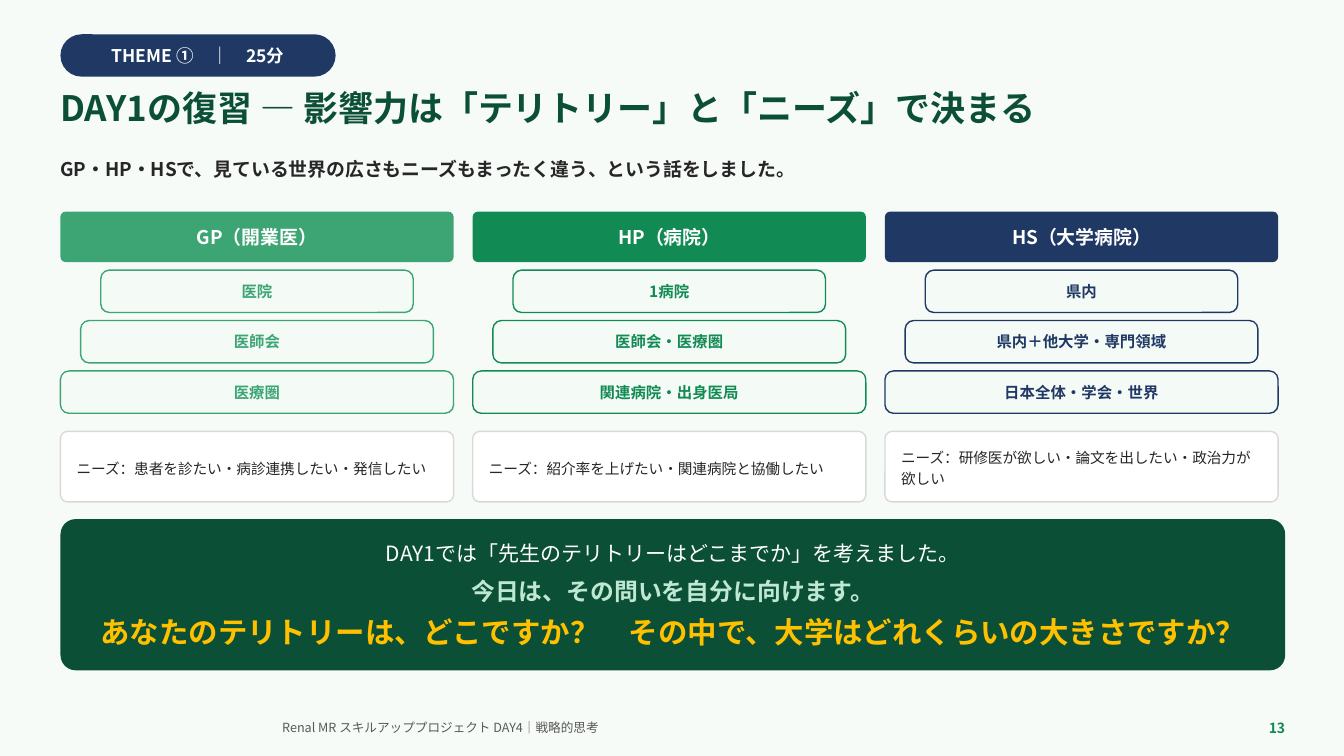
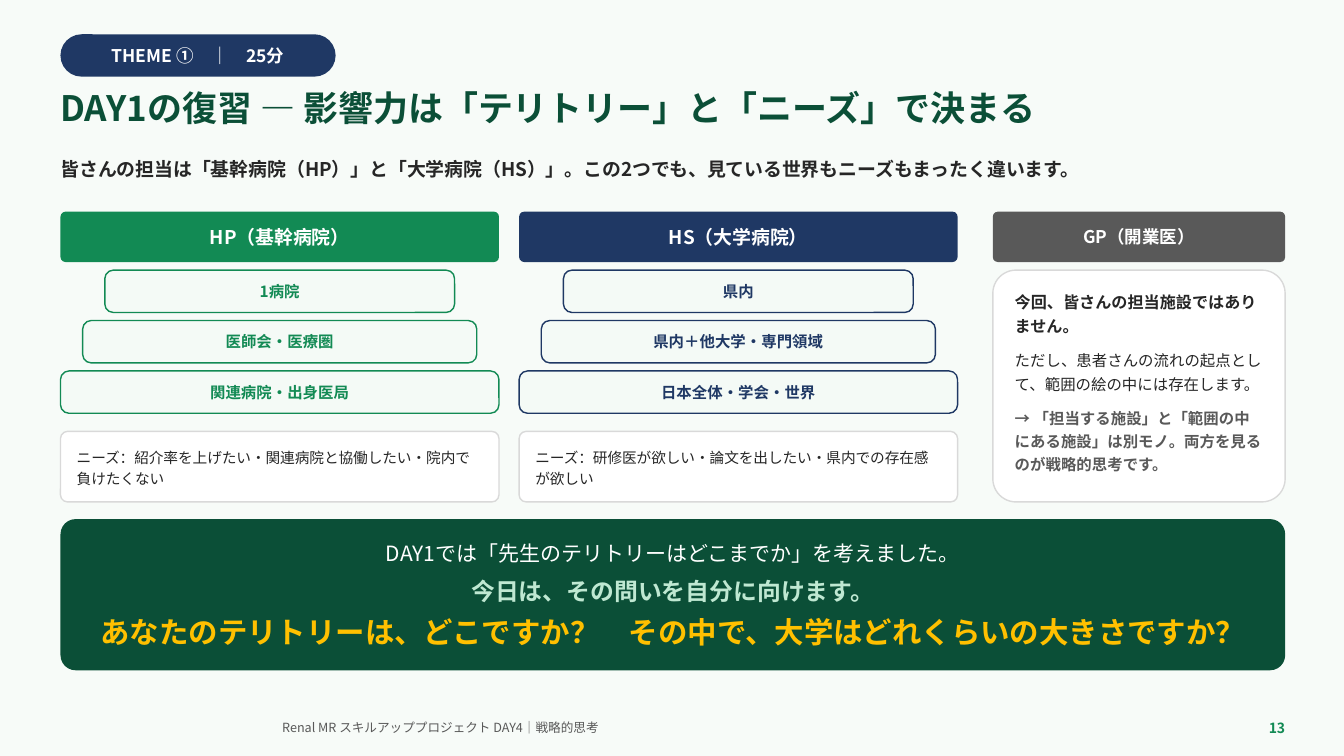
Before and after one commit to TAKUYA-1187/Claude, a slide deck: slide 13 of novartis_training/DAY4_ちょっと分かるだけで世界が変わる.pptx. Drawn at 1344x756 pixels with LibreOffice and Linux fonts; fonts in the diff are those of the drawing; background and template pictures are left out. Boxes give left, top, right and bottom in pixels: in the first picture for what was removed or moved away, otherwise in the second. Text is boxed around its words. In the diff, an @@ line names an element or a change of style, - is before the commit and + after.

```diff
--- a/novartis_training/DAY4_ちょっと分かるだけで世界が変わる.pptx
+++ b/novartis_training/DAY4_ちょっと分かるだけで世界が変わる.pptx
@@ text at [60,159,1079,178]: text changed @@
-GP・HP・HSで、見ている世界の広さもニーズもまったく違う、という話をしました。
+皆さんの担当は「基幹病院（HP）」と「大学病院（HS）」。この2つでも、見ている世界もニーズもまったく違います。
@@ rounded rectangle added at [60,212,499,262], fill #128A54, 13.5 pt, text #FFFFFF, bold @@
+HP（基幹病院）
@@ rounded rectangle "HS（大学病院）": place and size @@
-rounded rectangle "HS（大学病院）" at [473,212,866,262]
+rounded rectangle "HS（大学病院）" at [519,212,958,262]
@@ rounded rectangle "HS（大学病院）" at [519,212,958,262]: fill #128A54 to #1F3864 @@
@@ text in rounded rectangle at [669,228,808,246]: text changed @@
-HP（病院）
+HS（大学病院）
@@ rounded rectangle removed at [885,212,1278,262] @@
-HS（大学病院）
@@ rounded rectangle "GP（開業医）": place and size @@
-rounded rectangle "GP（開業医）" at [60,212,454,262]
+rounded rectangle "GP（開業医）" at [993,212,1286,262]
@@ rounded rectangle "GP（開業医）" at [993,212,1286,262]: size 13.5 to 12.5 pt; fill #3DA574 to #595959 @@
@@ rounded rectangle removed at [101,270,413,313] @@
-医院
@@ rounded rectangle "1病院": place and size @@
-rounded rectangle "1病院" at [513,270,826,313]
+rounded rectangle "1病院" at [105,270,455,313]
@@ rounded rectangle "県内": place and size @@
-rounded rectangle "県内" at [926,270,1238,313]
+rounded rectangle "県内" at [564,270,913,313]
@@ rounded rectangle added at [993,270,1286,502], fill #FFFFFF, outline #D9D9D9 1 pt, 11 pt, text #262626, bold @@
+今回、皆さんの担当施設ではありません。
+ただし、患者さんの流れの起点として、範囲の絵の中には存在します。
+→ 「担当する施設」と「範囲の中にある施設」は別モノ。両方を見るのが戦略的思考です。
@@ rounded rectangle "医師会・医療圏": place and size @@
-rounded rectangle "医師会・医療圏" at [81,321,434,363]
+rounded rectangle "医師会・医療圏" at [83,321,477,363]
@@ rounded rectangle "医師会・医療圏" at [83,321,477,363]: outline #3DA574 1 pt to #128A54 1 pt @@
@@ rounded rectangle removed at [493,321,846,363] @@
-医師会・医療圏
@@ rounded rectangle "県内＋他大学・専門領域": place and size @@
-rounded rectangle "県内＋他大学・専門領域" at [905,321,1258,363]
+rounded rectangle "県内＋他大学・専門領域" at [541,321,936,363]
@@ text in rounded rectangle at [226,334,334,349]: text changed; text colour #3DA574 to #128A54 @@
-医師会
+医師会・医療圏
@@ rounded rectangle "関連病院・出身医局" at [60,371,499,413]: outline #3DA574 1 pt to #128A54 1 pt @@
@@ rounded rectangle "関連病院・出身医局": place and size @@
-rounded rectangle "関連病院・出身医局" at [60,371,454,413]
+rounded rectangle "関連病院・出身医局" at [60,371,499,413]
@@ text in rounded rectangle at [210,385,349,400]: text changed; text colour #3DA574 to #128A54 @@
-医療圏
+関連病院・出身医局
@@ rounded rectangle removed at [473,371,866,413] @@
-関連病院・出身医局
@@ rounded rectangle "日本全体・学会・世界": place and size @@
-rounded rectangle "日本全体・学会・世界" at [885,371,1278,413]
+rounded rectangle "日本全体・学会・世界" at [519,371,958,413]
@@ rounded rectangle "ニーズ：紹介率を上げたい・関連病院と協働したい・院内で負けたくない": place and size @@
-rounded rectangle "ニーズ：紹介率を上げたい・関連病院と協働したい・院内で負けたくない" at [60,432,454,502]
+rounded rectangle "ニーズ：紹介率を上げたい・関連病院と協働したい・院内で負けたくない" at [60,432,499,502]
@@ rounded rectangle "ニーズ：研修医が欲しい・論文を出したい・県内での存在感が欲しい": place and size @@
-rounded rectangle "ニーズ：研修医が欲しい・論文を出したい・県内での存在感が欲しい" at [473,432,866,502]
+rounded rectangle "ニーズ：研修医が欲しい・論文を出したい・県内での存在感が欲しい" at [519,432,958,502]
@@ rounded rectangle removed at [885,432,1278,502] @@
-ニーズ：研修医が欲しい・論文を出したい・政治力が欲しい
@@ text in rounded rectangle at [77,450,470,485]: text changed @@
-ニーズ：患者を診たい・病診連携したい・発信したい
+ニーズ：紹介率を上げたい・関連病院と協働したい・院内で負けたくない
@@ text in rounded rectangle at [535,450,928,485]: text changed @@
-ニーズ：紹介率を上げたい・関連病院と協働したい
+ニーズ：研修医が欲しい・論文を出したい・県内での存在感が欲しい
```
Also in this commit, not shown: 8 other slides changed, 2 other files.
